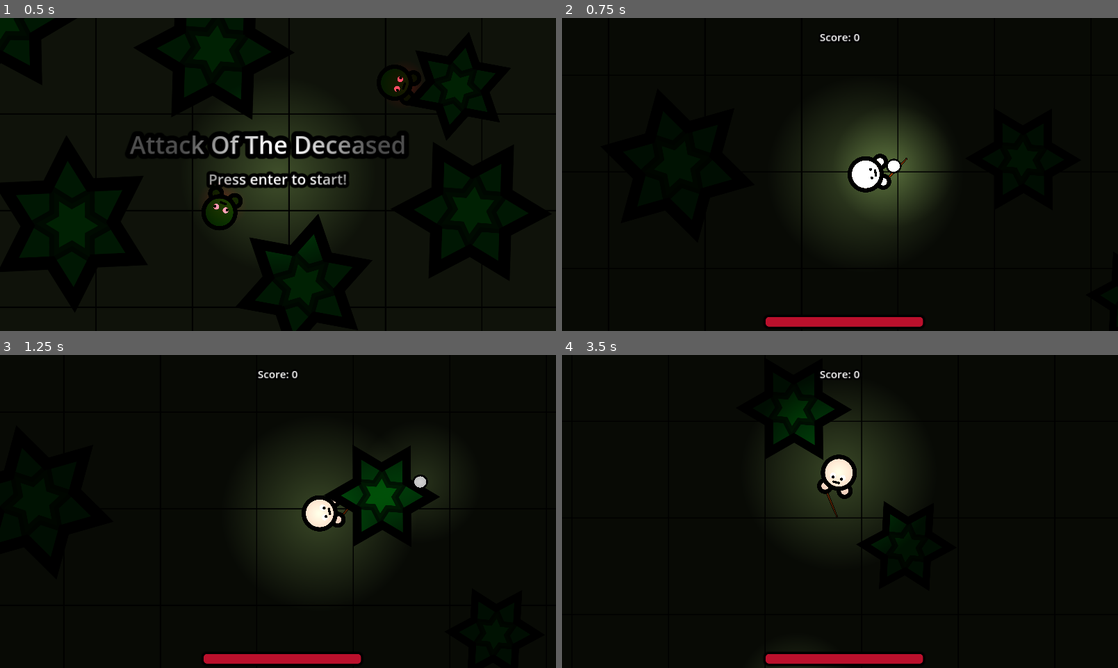
Above: before the commit, frames 1-4 (two rows, left to right).
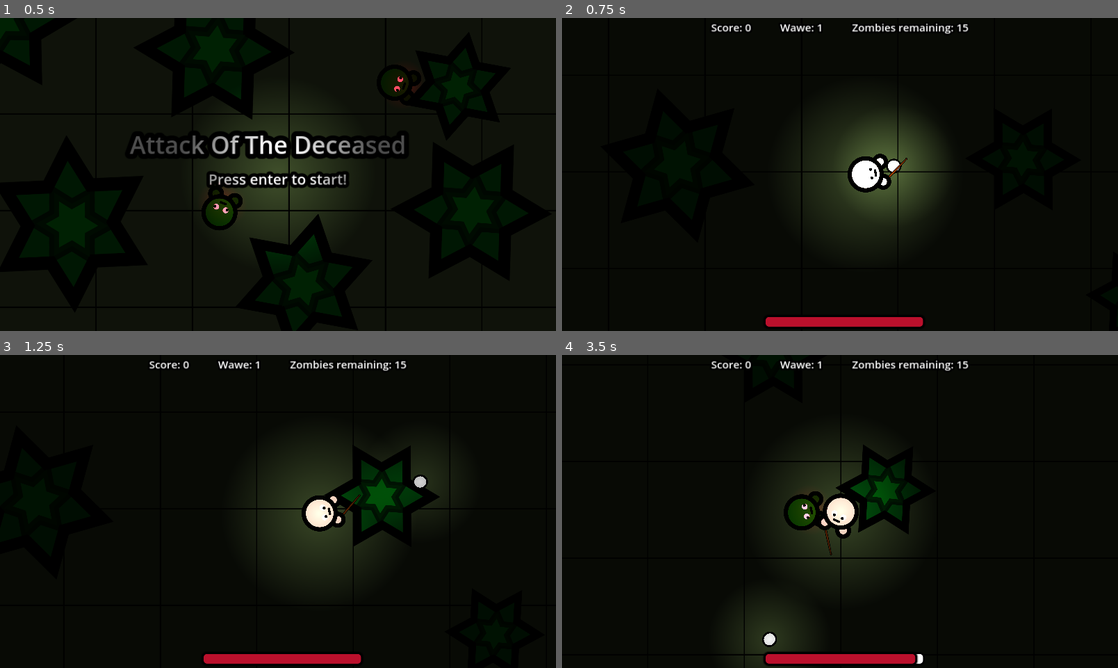
Above: after the commit, the same moments.

Repository: Honzoraptor31415/AttackOfTheDeceased
Game: Godot game, scene res://scenes/menu.tscn
Same seed, same stepped clock (60 frames per second), same inputs: the game is played once before the commit and once after it.
Inputs (mouse positions are in pixels of both pictures, inside the frame that each line leads up to):
- Up to frame 1 (0.5 s): no input
- Up to frame 2 (0.75 s): tap Enter (menu_enter) at 0.5 s; move the mouse to (962, 158) at 0.52 s; press the mouse at (962, 158) at 0.53 s; hold Right (right) from 0.53 s (still down)
- Up to frame 3 (1.25 s): keep holding Right (right); tap E (use, bound only after the commit) at 0.8 s
- Up to frame 4 (3.5 s): move the mouse to (728, 527) at 1.27 s; release Right (right) at 1.28 s; release the mouse at (728, 527) at 1.28 s; hold Down (down) 1.28-2.03 s; tap E (use, bound only after the commit) at 1.35, 2.3, 2.85 s; click (728, 527) at 1.55 s; move the mouse to (895, 442) at 2.02 s; press the mouse at (895, 442) at 2.03 s; hold Right (right) 2.03-2.78 s; move the mouse to (812, 574) at 2.77 s; release the mouse at (812, 574) at 2.78 s; hold Up (up) from 2.78 s (still down); click (812, 574) at 3.05 s

Frame 1 is identical in both runs. In frame 2, 0.6% of the frame differs, in the area x 26-74%, y 1-50%; in frame 3, 0.6%; in frame 4, 7.1%, in the area x 26-74%, y 1-100%.

Commit message:
Added healing

Diff:
--- a/project.godot
+++ b/project.godot
@@ -57,6 +57,11 @@
 , Object(InputEventMouseButton,"resource_local_to_scene":false,"resource_name":"","device":-1,"window_id":0,"alt_presse …(250 unchanged characters)…
 ]
 }
+use={
+"deadzone": 0.5,
+"events": [Object(InputEventKey,"resource_local_to_scene":false,"resource_name":"","device":-1,"window_id":0,"alt_pressed":false,"shift_pressed":false,"ctrl_pressed":false,"meta_pressed":false,"pressed":false,"keycode":0,"physical_keycode":69,"key_label":0,"unicode":101,"echo":false,"script":null)
+]
+}
 
 [rendering]
 
--- a/scenes/main.tscn
+++ b/scenes/main.tscn
@@ -86,3 +86,9 @@
 scale = Vector2(27, 27)
 editor_only = true
 texture = ExtResource("6_56xtj")
+
+[node name="MedKitSpawnTimer" type="Timer" parent="."]
+wait_time = 10.0
+autostart = true
+
+[connection signal="timeout" from="MedKitSpawnTimer" to="." method="_on_med_kit_spawn_timer_timeout"]
--- /dev/null
+++ b/scenes/med_kit.tscn
@@ -0,0 +1,39 @@
+[gd_scene load_steps=5 format=3 uid="uid://bpn26mpc0kml"]
+
+[ext_resource type="Script" path="res://scripts/med_kit.gd" id="1_f5rkd"]
+[ext_resource type="Texture2D" uid="uid://wm7rpst1atat" path="res://assets/med-kit.png" id="2_7hrxs"]
+[ext_resource type="Texture2D" uid="uid://bia3q7c7simcm" path="res://assets/light-texture.webp" id="3_lu8b8"]
+
+[sub_resource type="CircleShape2D" id="CircleShape2D_q4kru"]
+radius = 76.0016
+
+[node name="MedKit" type="Area2D" groups=["medkits"]]
+script = ExtResource("1_f5rkd")
+
+[node name="Sprite2D" type="Sprite2D" parent="."]
+position = Vector2(9.53674e-07, 0.999999)
+scale = Vector2(0.150713, 0.1625)
+texture = ExtResource("2_7hrxs")
+
+[node name="CollisionShape2D" type="CollisionShape2D" parent="."]
+position = Vector2(-1, 1.5)
+shape = SubResource("CircleShape2D_q4kru")
+
+[node name="PointLight2D" type="PointLight2D" parent="."]
+scale = Vector2(2, 2)
+range_item_cull_mask = 16
+texture = ExtResource("3_lu8b8")
+
+[node name="Label" type="Label" parent="."]
+light_mask = 16
+offset_left = -62.0
+offset_top = 38.0
+offset_right = 65.0
+offset_bottom = 65.0
+theme_override_colors/font_outline_color = Color(0, 0, 0, 1)
+theme_override_constants/outline_size = 15
+theme_override_font_sizes/font_size = 17
+text = "E to use medkit"
+
+[connection signal="body_entered" from="." to="." method="_on_body_entered"]
+[connection signal="body_exited" from="." to="." method="_on_body_exited"]
--- a/scenes/player.tscn
+++ b/scenes/player.tscn
@@ -10,6 +10,7 @@
 radius = 36.0
 
 [node name="Player" type="CharacterBody2D"]
+z_index = 1
 script = ExtResource("1_y0f54")
 
 [node name="Camera2D" type="Camera2D" parent="."]
@@ -40,7 +41,7 @@
 [node name="UI" parent="." instance=ExtResource("4_kfck4")]
 
 [node name="AttackTimer" type="Timer" parent="."]
-wait_time = 0.2
+wait_time = 0.1
 one_shot = true
 
 [connection signal="timeout" from="AttackTimer" to="." method="_on_attack_timer_timeout"]
--- a/scenes/ui.tscn
+++ b/scenes/ui.tscn
@@ -32,19 +32,6 @@
 
 [node name="UI" type="CanvasLayer"]
 
-[node name="CenterContainer" type="CenterContainer" parent="."]
-light_mask = 16
-offset_right = 1152.0
-offset_bottom = 79.0
-
-[node name="Label" type="Label" parent="CenterContainer"]
-light_mask = 16
-layout_mode = 2
-theme_override_colors/font_outline_color = Color(0, 0, 0, 1)
-theme_override_constants/outline_size = 15
-theme_override_font_sizes/font_size = 22
-text = "Score: 0"
-
 [node name="PointLight2D" type="PointLight2D" parent="."]
 position = Vector2(581, 353)
 scale = Vector2(6, 6)
@@ -61,3 +48,36 @@
 theme_override_styles/fill = SubResource("StyleBoxFlat_mugyw")
 value = 100.0
 show_percentage = false
+
+[node name="CenterContainer" type="CenterContainer" parent="."]
+offset_right = 1152.0
+offset_bottom = 40.0
+
+[node name="Grid" type="GridContainer" parent="CenterContainer"]
+layout_mode = 2
+theme_override_constants/h_separation = 60
+columns = 3
+
+[node name="ScoreIndicator" type="Label" parent="CenterContainer/Grid"]
+light_mask = 16
+layout_mode = 2
+theme_override_colors/font_outline_color = Color(0, 0, 0, 1)
+theme_override_constants/outline_size = 15
+theme_override_font_sizes/font_size = 22
+text = "Score: 0"
+
+[node name="WaveIndicator" type="Label" parent="CenterContainer/Grid"]
+light_mask = 16
+layout_mode = 2
+theme_override_colors/font_outline_color = Color(0, 0, 0, 1)
+theme_override_constants/outline_size = 15
+theme_override_font_sizes/font_size = 22
+text = "Wawe: 1"
+
+[node name="ZombiesCountIndicator" type="Label" parent="CenterContainer/Grid"]
+light_mask = 16
+layout_mode = 2
+theme_override_colors/font_outline_color = Color(0, 0, 0, 1)
+theme_override_constants/outline_size = 15
+theme_override_font_sizes/font_size = 22
+text = "Zombies remaining: ?"
--- a/scripts/main.gd
+++ b/scripts/main.gd
@@ -2,8 +2,16 @@
 
 @onready var tree_scene = preload("res://scenes/tree.tscn")
 @onready var zombie_scene = preload("res://scenes/zombie.tscn")
+@onready var med_kit_scene = preload("res://scenes/med_kit.tscn")
+@onready var zombie_count_indicator = $Player/UI/CenterContainer/Grid/ZombiesCountIndicator
+@onready var wave_number_indicator = $Player/UI/CenterContainer/Grid/WaveIndicator
+
+@export var zombie_count = 0
+@export var wave_number = 1
 
 var rng = RandomNumberGenerator.new()
+var is_wave_being_created = false
+var zombies_per_wave = 15
 
 const min_x = -2385
 const max_x = 1213
@@ -21,10 +29,42 @@
 		tree_instance.scale.y = random_scale
 		add_child(tree_instance)
 
-	for i in range(10):
+	spawn_zombies()
+
+func _physics_process(_delta):
+	zombie_count_indicator.text = "Zombies remaining: " + str(zombie_count)
+	wave_number_indicator.text = "Wawe: " + str(wave_number)
+
+	if zombie_count == 0:
+		new_wave()
+
+func spawn_zombies():
+	for i in range(zombies_per_wave):
 		var zombie_instance = zombie_scene.instantiate()
 		zombie_instance.position = Vector2(rng.randf_range(min_x, max_x), rng.randf_range(min_y, max_y))
 		add_child(zombie_instance)
 
-func _process(_delta):
-	pass
+func new_wave():
+	if is_wave_being_created :
+		return
+
+	is_wave_being_created = true
+	zombies_per_wave += 10
+	wave_number += 1
+	spawn_zombies()
+
+	is_wave_being_created = false
+
+
+func _on_med_kit_spawn_timer_timeout():
+	var number_of_medkits = 0
+	for child in get_children():
+		if child.is_in_group("medkits"):
+			number_of_medkits += 1
+
+	print(number_of_medkits)
+
+	if(number_of_medkits < 30):
+		var med_kit_instance = med_kit_scene.instantiate()
+		med_kit_instance.position = Vector2(rng.randf_range(min_x, max_x), rng.randf_range(min_y, max_y))
+		add_child(med_kit_instance)
--- /dev/null
+++ b/scripts/med_kit.gd
@@ -0,0 +1,18 @@
+extends Area2D
+
+@onready var player = $/root/Main/Player
+
+var can_player_use_medkit = false
+
+func _on_body_entered(body):
+	if body == player:
+		can_player_use_medkit = true
+
+func _on_body_exited(body):
+	if body == player:
+		can_player_use_medkit = false
+
+func _input(event):
+	if event.is_action_pressed("use") and can_player_use_medkit and player.health <= 70:
+		player.health += 30
+		queue_free()
--- a/scripts/player.gd
+++ b/scripts/player.gd
@@ -22,13 +22,14 @@
 	move_and_slide()
 	look_at(get_global_mouse_position())
 	health_bar.value = health
-	$UI/CenterContainer/Label.text = "Score: " + str(score)
 
-	if(health <= 0):
+	$UI/CenterContainer/Grid/ScoreIndicator.text = "Score: " + str(score)
+
+	if health <= 0:
 		get_tree().change_scene_to_file("res://scenes/you_lose.tscn")
 
 func shoot():
-	if(can_attack):
+	if can_attack:
 		var bullet_instance = bullet_scene.instantiate()
 		bullet_instance.position = position
 		bullet_instance.transform = transform
--- a/scripts/zombie.gd
+++ b/scripts/zombie.gd
@@ -4,38 +4,44 @@
 var speed = 300
 var is_player_nearby = false
 var is_player_in_attack_area = false
-
-const damage = 5
+var damage = 5
 
 @onready var player = $/root/Main/Player
+@onready var main = $/root/Main
 
 @export var health = 100
 
 func _ready():
 	$MovementTimer.wait_time = rng.randf_range(1, 5)
+	if get_parent().name == "Main":
+		main.zombie_count += 1
+		damage = damage + main.wave_number / 2
+		speed = speed + main.wave_number * 20
 	go_to_random_position()
 
 func _physics_process(_delta):
-	if(is_player_nearby):
-		look_at(player.position)
-		velocity = position.direction_to(player.position) * speed
+	if is_player_nearby:
+		go_to_player()
 	move_and_slide()
 
-	if(health <= 0):
+	if health <= 0:
 		var tween = get_tree().create_tween()
 		tween.tween_property($Sprite2D, "scale", Vector2(), 0.2)
 		tween.tween_callback(die)
 
 func _on_movement_timer_timeout():
-	if(not is_player_nearby):
-		go_to_random_position()
+	if not is_player_nearby:
+		if rng.randi_range(0, 4) == 3:
+			go_to_player()
+		else:
+			go_to_random_position()
 
 func _on_area_2d_body_entered(body):
-	if(body == player):
+	if body == player:
 		is_player_nearby = true
 
 func _on_area_2d_body_exited(body):
-	if(body == player):
+	if body == player:
 		is_player_nearby = false
 		go_to_random_position()
 
@@ -45,17 +51,24 @@
 	velocity = position.direction_to(random_vector) * speed
 
 func _on_attack_area_body_entered(body):
-	if(body == player):
+	if body == player:
 		is_player_in_attack_area = true
 
 func _on_attack_area_body_exited(body):
-	if(body == player):
+	if body == player:
 		is_player_in_attack_area = false
 
 func _on_attack_timer_timeout():
-	if(is_player_in_attack_area):
+	if is_player_in_attack_area:
 		player.health -= damage
 
 func die():
 	player.score += 1
+	main.zombie_count -= 1
+
 	queue_free()
+
+
+func go_to_player():
+	look_at(player.position)
+	velocity = position.direction_to(player.position) * speed
Binary file added: assets/med-kit.png
Not shown, added: assets/med-kit.png.import
